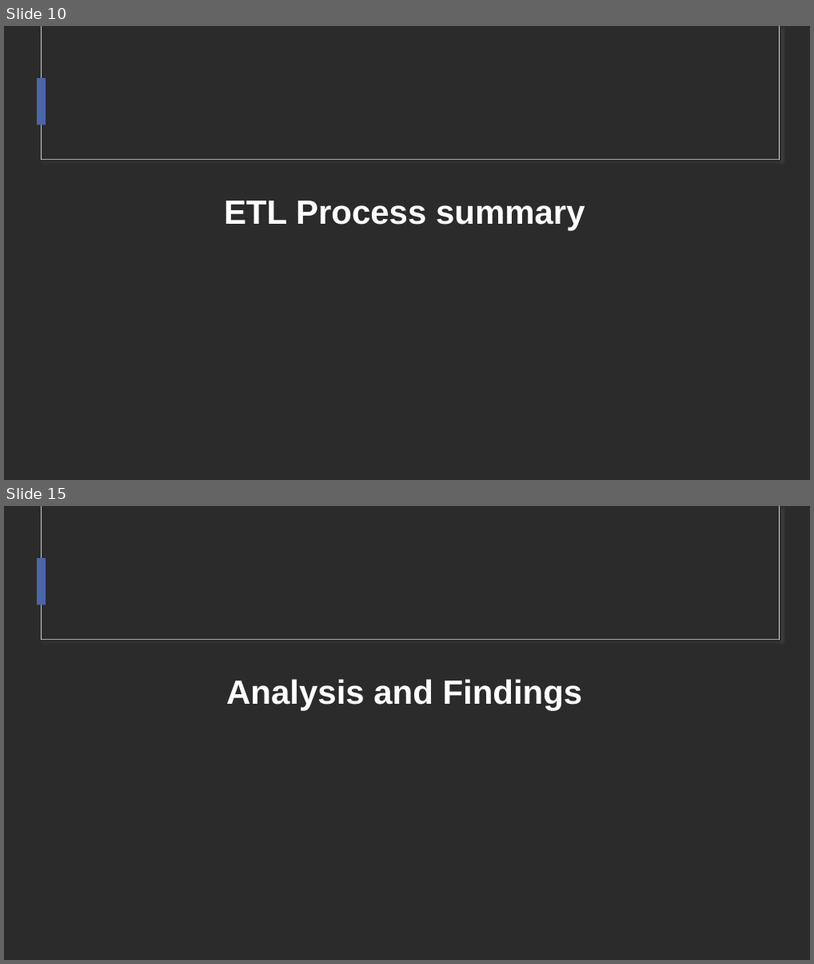
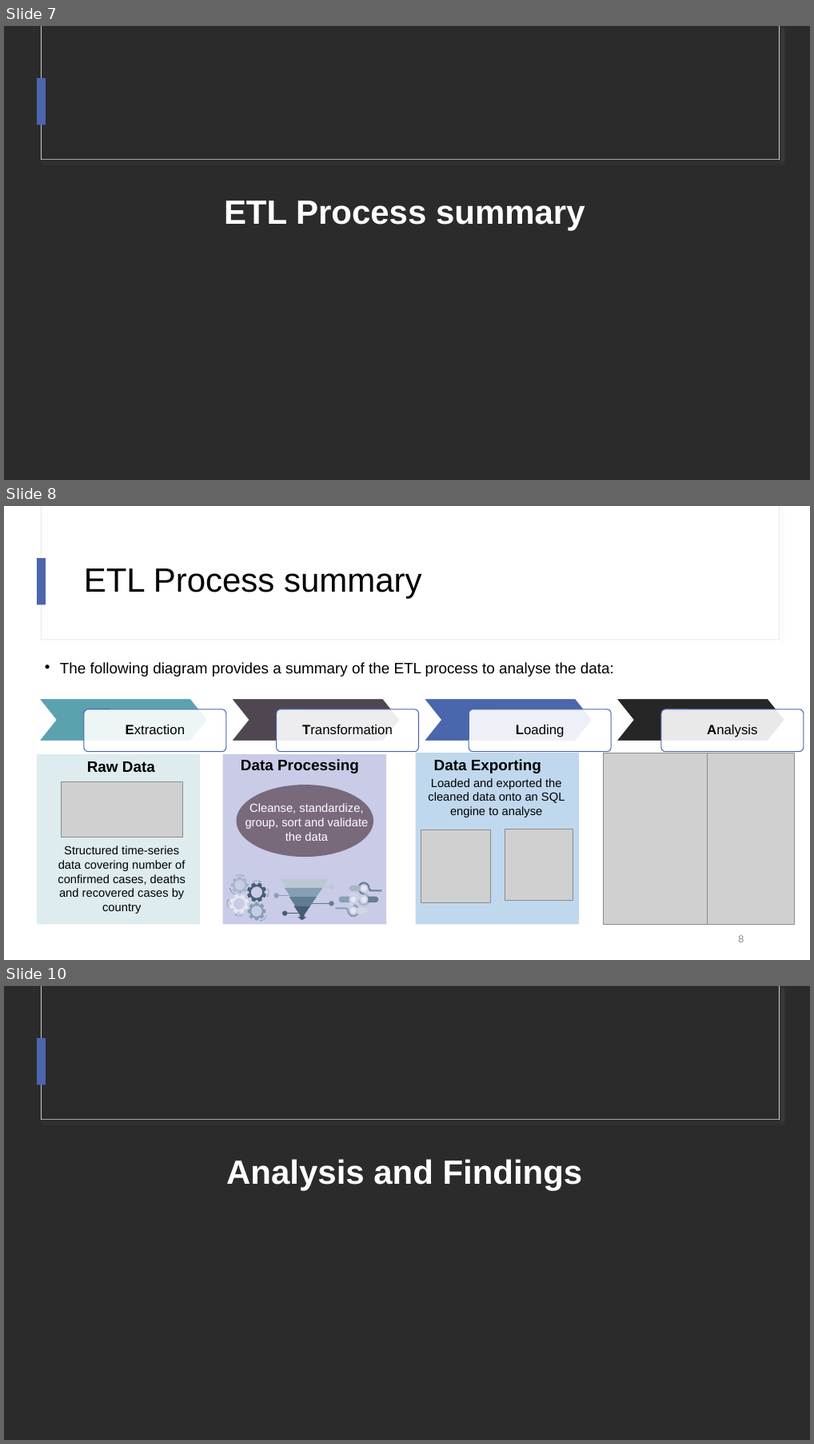
Before and after one commit to lujane-92/Project-2, a slide deck: ETL Project - Draft report.pptx. Shown one above the other, each under a label of ours: slides 10 and 15 before the commit, slides 7, 8 and 10 after it; the slides between them are not shown. The pictures are 814x964 and 814x1444 pixels, drawn with LibreOffice and Linux fonts; fonts in the diff are those of the drawing; grey boxes stand for pictures; background and template pictures are left out; a plain dark background stands for a picture behind light text. Boxes give left, top, right and bottom in pixels: in the first picture for what was removed or moved away, otherwise in the second. Text is boxed around its words. In the diff, an @@ line names an element or a change of style, - is before the commit and + after.

```diff
--- a/ETL Project - Draft report.pptx
+++ b/ETL Project - Draft report.pptx
@@ slide 8 added at (4, 506, 810, 960), background #FFFFFF; not listed: 3 template elements that a slide beside it also shows @@
@@ title added at (84, 568, 422, 599), 40 pt, text #000000 @@
+ETL Process summary
@@ text added at (60, 662, 614, 676), 18 pt, text #000000 @@
+• The following diagram provides a summary of the ETL process to analyse the data:
@@ group added at (39, 698, 804, 752): 4 chevrons, 4 rounded rectangles, 4 texts @@
+Extraction
+Transformation
+Loading
+Analysis
@@ rectangle added at (37, 754, 200, 924), fill #DEECEF @@
@@ text added at (87, 761, 155, 772), 18 pt, text #000000, bold @@
+Raw Data
@@ rectangle added at (223, 754, 386, 924), fill #C9CBE7 @@
@@ text added at (241, 759, 359, 773), 18 pt, text #000000, bold @@
+Data Processing
@@ rectangle added at (416, 753, 579, 924), fill #C0D8ED @@
@@ text added at (434, 759, 542, 773), 18 pt, text #000000, bold @@
+Data Exporting
@@ picture added at (603, 753, 712, 924) @@
@@ picture added at (707, 753, 795, 924) @@
@@ picture added at (62, 781, 183, 836) @@
@@ ellipse added at (236, 784, 374, 856), fill #78697B @@
@@ text added at (428, 778, 565, 817), 14 pt, text #000000 @@
+Loaded and exported the cleaned data onto an SQL engine to analyse
@@ text added at (246, 803, 369, 840), 14 pt, text #FFFFFF @@
+Cleanse, standardize,
+group, sort and validate the data
@@ picture added at (422, 830, 491, 902) @@
@@ picture added at (506, 829, 574, 900) @@
@@ text added at (58, 845, 186, 913), 14 pt, text #000000 @@
+Structured time-series data covering number of confirmed cases, deaths and recovered cases by country
@@ group added at (335, 882, 382, 916): 14 freeform shapes @@
@@ group added at (227, 875, 269, 921): 32 freeform shapes @@
@@ group added at (277, 879, 332, 920): 4 freeform shapes, 4 arrows, 1 down arrow @@
@@ page number added at (738, 935, 744, 942), 12 pt, text #8C8C8C @@
+8
@@ what was slide 10 is now slide 7 @@
@@ what was slide 15 is now slide 10 @@
```
Also in this commit, not shown: 2 other slides added, 8 slides removed.
